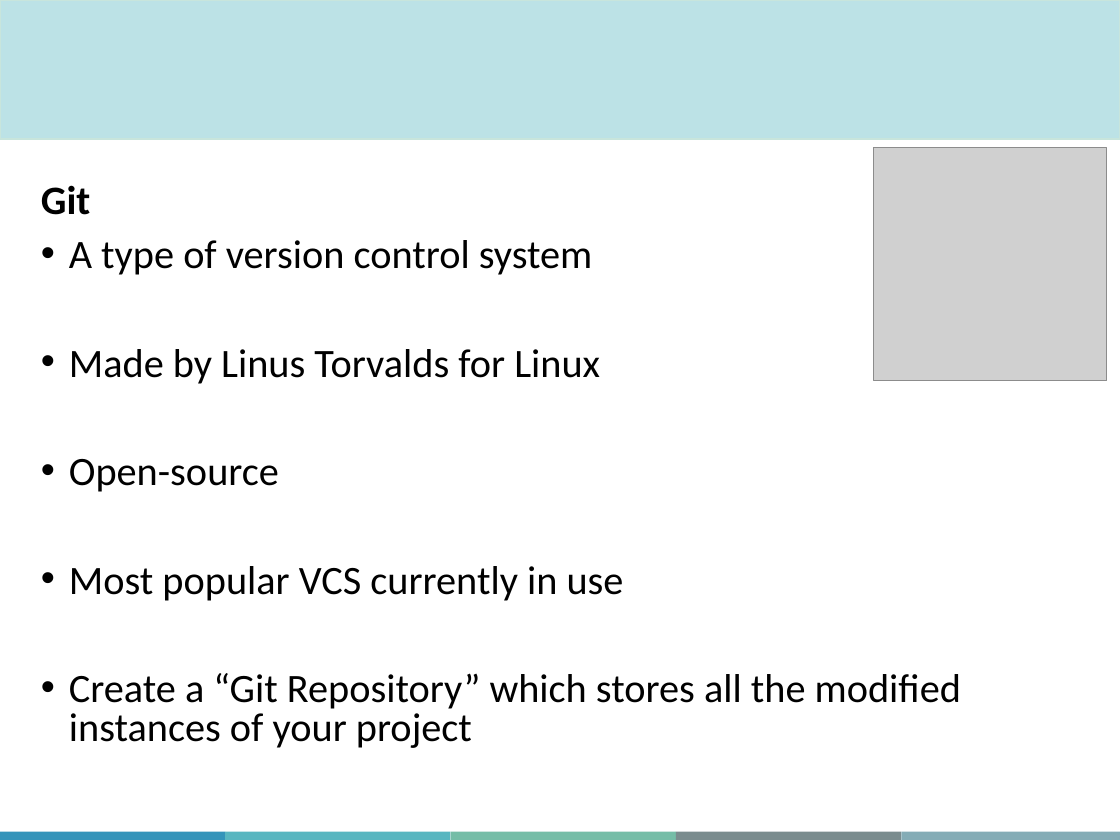
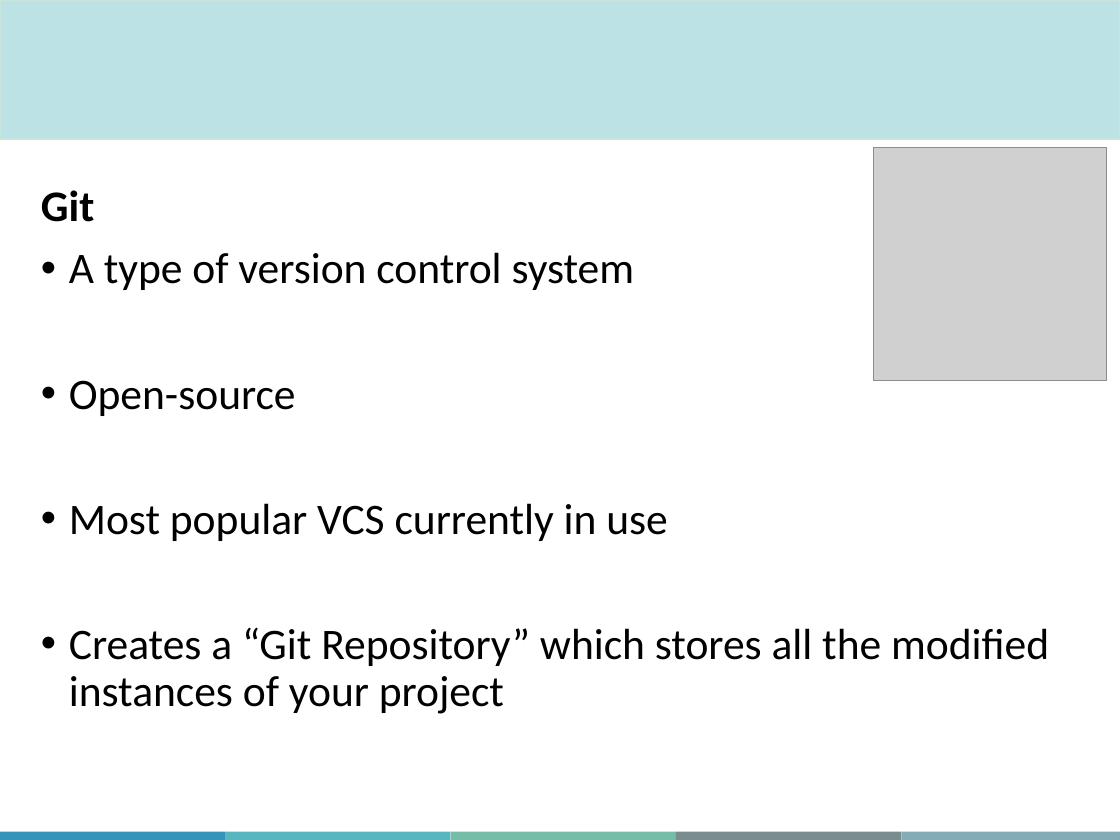
Before and after one commit to aosakwe/MiCM_IntroToGitHub, a slide deck: slide 8 of Slides/MiCM_GitHub_Workshop.pptx (slide 7 before the commit). Drawn at 1120x840 pixels with LibreOffice and Linux fonts; fonts in the diff are those of the drawing; grey boxes stand for pictures; background and template pictures are left out. Boxes give left, top, right and bottom in pixels: in the first picture for what was removed or moved away, otherwise in the second. Text is boxed around its words. In the diff, an @@ line names an element or a change of style, - is before the commit and + after.

```diff
--- a/Slides/MiCM_GitHub_Workshop.pptx
+++ b/Slides/MiCM_GitHub_Workshop.pptx
@@ text at (41, 190, 668, 541): size 25.9 to 28 pt in "Git", "A type of version control system", "Open-source", "Most popular VCS currently in use"; line spacing 0.8 to 0.9 @@
@@ text at (69, 349, 600, 384): paragraph removed @@
-• Made by Linus Torvalds for Linux
@@ text at (69, 627, 1049, 714): text changed; size 25.9 to 28 pt @@
-• Create a “Git Repository” which stores all the modified instances of your project
+• Creates a “Git Repository” which stores all the modified instances of your project
```
Also in this commit, not shown: 16 other slides changed, 15 slides added, 1 slide removed, 2 other files.
